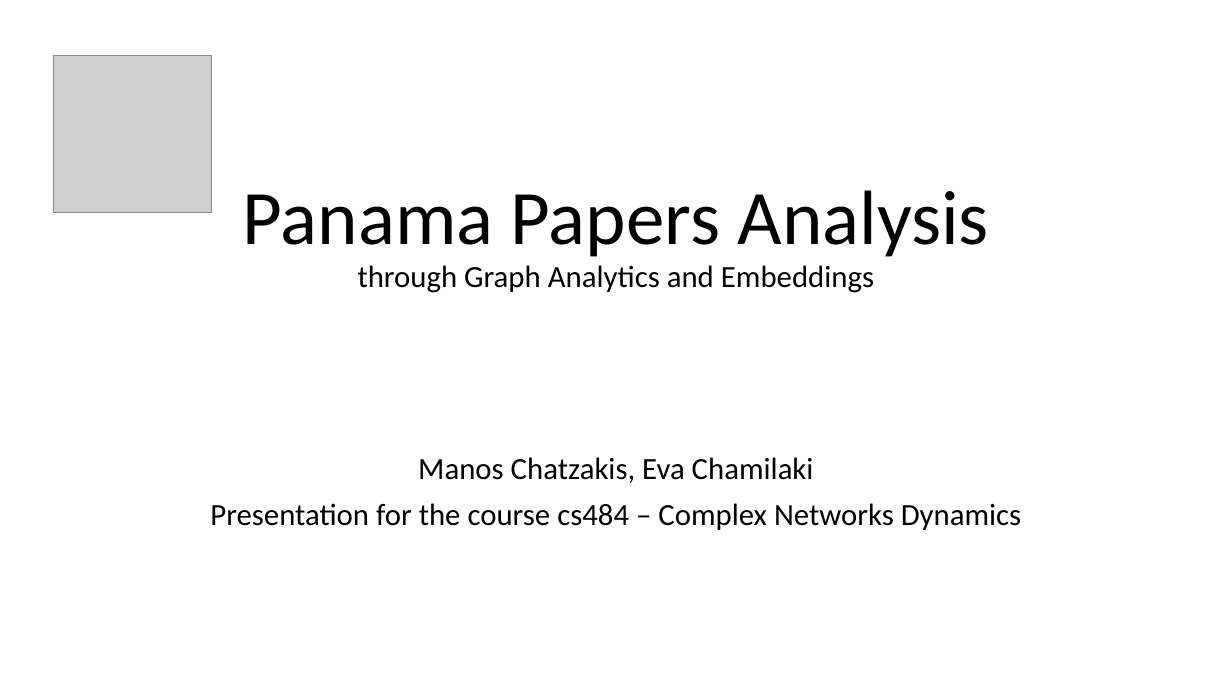
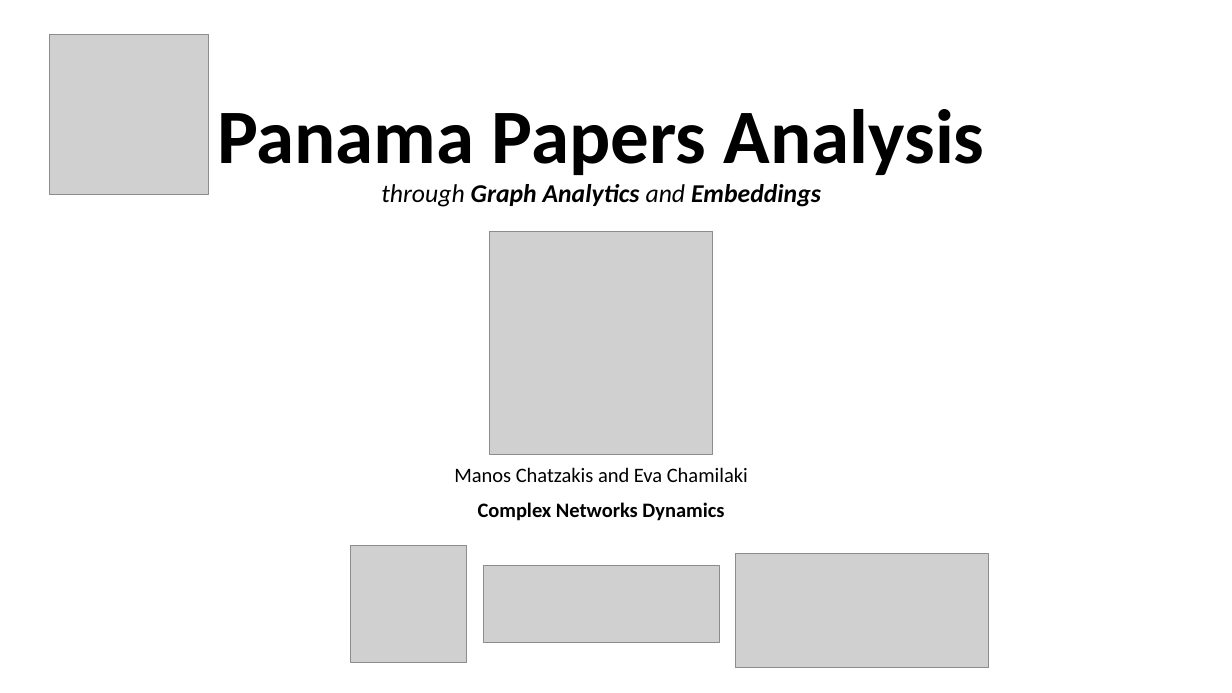
Before and after one commit to MChatzakis/Panama-Papers-Analysis, a slide deck: slide 1 of Presentation/panama_papers.pptx. Drawn at 1232x693 pixels with LibreOffice and Linux fonts; fonts in the diff are those of the drawing; grey boxes stand for pictures. Boxes give left, top, right and bottom in pixels: in the first picture for what was removed or moved away, otherwise in the second. Text is boxed around its words. In the diff, an @@ line names an element or a change of style, - is before the commit and + after.

```diff
--- a/Presentation/panama_papers.pptx
+++ b/Presentation/panama_papers.pptx
@@ picture: place and size @@
-picture at bbox=[54, 55, 211, 213]
+picture at bbox=[49, 34, 209, 194]
@@ title "Panama Papers Analysis through Graph ...": place and size @@
-title "Panama Papers Analysis through Graph ..." at bbox=[243, 190, 990, 293]
+title "Panama Papers Analysis through Graph ..." at bbox=[217, 109, 985, 207]
@@ title "Panama Papers Analysis through Graph ..." at bbox=[217, 109, 985, 207]: size 24 to 20 pt, italic on in "through Graph Analytics and Embeddings"; bold on in "Panama Papers Analysis Graph Analytics Embeddings" @@
@@ picture added at bbox=[490, 231, 714, 455] @@
@@ subtitle at bbox=[454, 467, 748, 521]: text changed; size 24 to 16 pt @@
-Manos Chatzakis, Eva Chamilaki
-Presentation for the course cs484 – Complex Networks Dynamics
+Manos Chatzakis and Eva Chamilaki
+Complex Networks Dynamics
@@ picture added at bbox=[350, 545, 467, 662] @@
@@ picture added at bbox=[483, 566, 719, 643] @@
@@ picture added at bbox=[736, 554, 988, 667] @@
```
Also in this commit, not shown: 2 other slides changed, 11 slides added, 12 slides removed.
